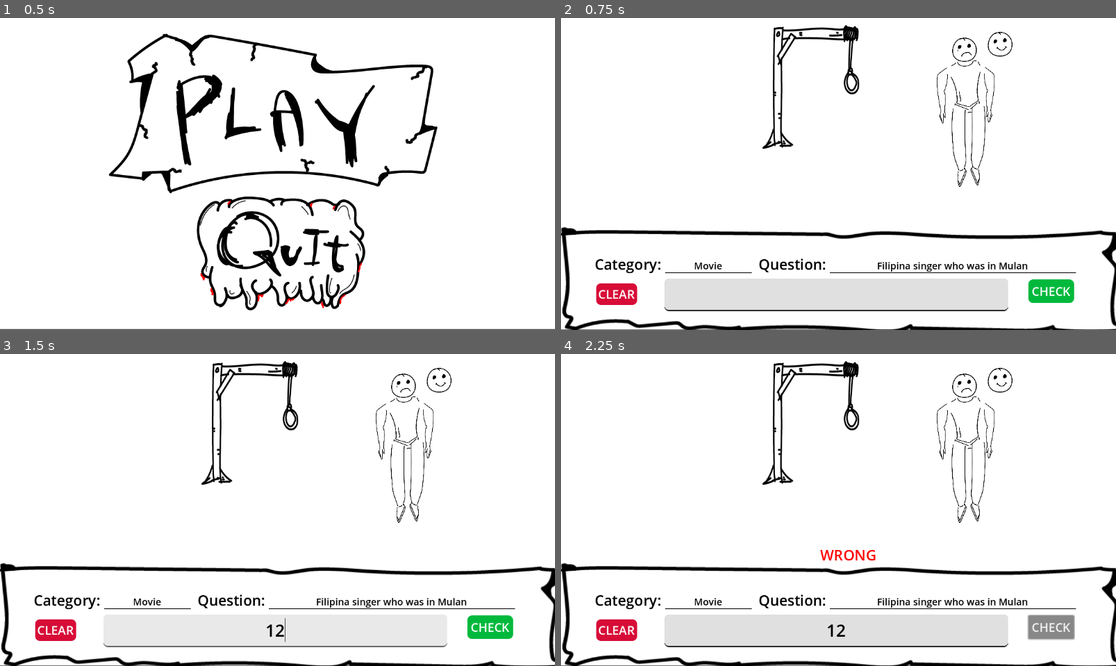
Above: before the commit, frames 1-4 (two rows, left to right).
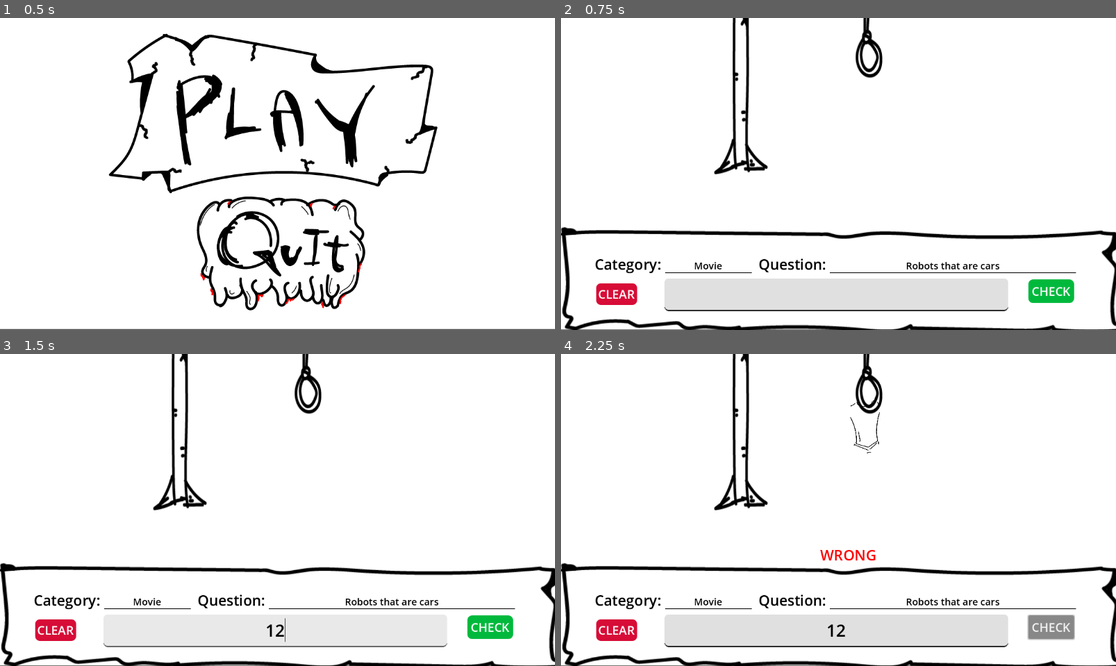
Above: after the commit, the same moments.

Repository: moshe002/HangMan_GodotPractice
Game: Godot game, scene res://main_scene.tscn
Two runs of this game, one before a commit and one after it. Both use one fixed random seed, a clock stepped at 60 frames per second and the inputs below.
Inputs (mouse positions are in pixels of both pictures, inside the frame that each line leads up to):
- Up to frame 1 (0.5 s): no input
- Up to frame 2 (0.75 s): click (832, 114) at 0.5 s
- Up to frame 3 (1.5 s): click (277, 631) at 1.27 s; type "12" at 1.35 s
- Up to frame 4 (2.25 s): click "CHECK" at 2 s

Frame 1 is identical in both runs. In frame 2, 3.5% of the frame differs, in the area x 27-85%, y 0-82%; in frame 3, 3.5%; in frame 4, 3.6%.

Commit message:
major additions

Diff:
--- a/data/QuestionsAndAnswers.json
+++ b/data/QuestionsAndAnswers.json
@@ -135,12 +135,7 @@
 		"answer": "Night at the Museum"
 	},
 	{
-		"category": "Movie",
-		"question": "Museum comes alive at night",
-		"answer": "Night at the Museum"
-	},
-	{
-		"category": "Movie",
+		"category": "Actors/Actresses",
 		"question": "Main actor in the movie Johnny English",
 		"answer": "Rowan Atkinson"
 	},
@@ -165,7 +160,7 @@
 		"answer": "Bangkok"
 	},
 	{
-		"category": "Movie",
+		"category": "Actors/Actresses",
 		"question": "Main actor of I Am Legend",
 		"answer": "Will Smith"
 	},
@@ -203,5 +198,110 @@
 		"category": "Color",
 		"question": "Mixture of blue and yellow",
 		"answer": "Green"
+	},
+	{
+		"category": "History",
+		"question": "A holiday every December 30",
+		"answer": "Rizal Day"
+	},
+	{
+		"category": "Countries",
+		"question": "Capital City of Australia",
+		"answer": "Canberra"
+	},
+	{
+		"category": "Countries",
+		"question": "Capital City of Canada",
+		"answer": "Ottawa"
+	},
+	{
+		"category": "Things",
+		"question": "You twist it to open",
+		"answer": "Doorknob"
+	},
+	{
+		"category": "Actors/Actresses",
+		"question": "Actor who played Mrs. Doubtfire",
+		"answer": "Robin Williams"
+	},
+	{
+		"category": "Science",
+		"question": "Liquid to Solid is called",
+		"answer": "Freezing"
+	},
+	{
+		"category": "Things",
+		"question": "Another term for automobile",
+		"answer": "Vehicle"
+	},
+	{
+		"category": "Actors/Actresses",
+		"question": "Main actor in the movie Cast Away",
+		"answer": "Tom Hanks"
+	},
+	{
+		"category": "Animals",
+		"question": "Felines are what animals?",
+		"answer": "Cats"
+	},
+	{
+		"category": "Things",
+		"question": "It reflects light",
+		"answer": "Mirror"
+	},
+	{
+		"category": "Technology",
+		"question": "AI means?",
+		"answer": "Artificial Intelligence"
+	},
+	{
+		"category": "Geography",
+		"question": "How many continents are there?",
+		"answer": "7"
+	},
+	{
+		"category": "Technology",
+		"question": "WiFi means?",
+		"answer": "Wireless Fidelity"
+	},
+	{
+		"category": "Geography",
+		"question": "Longest river in the world",
+		"answer": "Nile River"
+	},
+	{
+		"category": "Music",
+		"question": "What band was Freddie Mercury in?",
+		"answer": "Queen"
+	},
+	{
+		"category": "Science",
+		"question": "Study of plants",
+		"answer": "Botany"
+	},
+	{
+		"category": "Animals",
+		"question": "Most feared shark",
+		"answer": "Great White Shark"
+	},
+	{
+		"category": "Science",
+		"question": "Mineral to strengthen bones",
+		"answer": "Calcium"
+	},
+	{
+		"category": "Movie",
+		"question": "Robots that are cars",
+		"answer": "Transformers"
+	},
+	{
+		"category": "Movie",
+		"question": "Giant gorilla",
+		"answer": "King Kong"
+	},
+	{
+		"category": "Superhero",
+		"question": "He can grow big and grow small",
+		"answer": "Antman"
 	}
 ]
--- a/game_scene.tscn
+++ b/game_scene.tscn
@@ -1,16 +1,17 @@
-[gd_scene load_steps=17 format=3 uid="uid://cywm6kkksfbji"]
+[gd_scene load_steps=19 format=3 uid="uid://cywm6kkksfbji"]
 
 [ext_resource type="Texture2D" uid="uid://blmeh2mim8v2q" path="res://assets/input_box.png" id="1_j5q26"]
 [ext_resource type="Texture2D" uid="uid://cjsxdal3yjie2" path="res://assets/hang_platform.png" id="2_tdqyw"]
 [ext_resource type="Script" path="res://scripts/CheckButton.gd" id="3_bajqr"]
 [ext_resource type="Script" path="res://scripts/ClearButton.gd" id="3_iwk8a"]
 [ext_resource type="Texture2D" uid="uid://cnlgbtmytj8kd" path="res://assets/sad_head.png" id="3_tkqqk"]
-[ext_resource type="Texture2D" uid="uid://q2le0xi88yps" path="res://assets/happy_head.png" id="4_hngtt"]
 [ext_resource type="Texture2D" uid="uid://dkn7hv7sun7t5" path="res://assets/left_arm.png" id="5_28utr"]
 [ext_resource type="Texture2D" uid="uid://b27nmiosl4pus" path="res://assets/right_arm.png" id="6_1btuc"]
 [ext_resource type="Texture2D" uid="uid://dbqi62etohyhs" path="res://assets/left_leg.png" id="7_56ktb"]
 [ext_resource type="Texture2D" uid="uid://4si46vpue2hi" path="res://assets/right_leg.png" id="8_vwe6d"]
 [ext_resource type="Texture2D" uid="uid://bia6ie533c5on" path="res://assets/torso.png" id="9_uvdty"]
+[ext_resource type="Script" path="res://scripts/PlayAgainButton.gd" id="12_jseup"]
+[ext_resource type="Texture2D" uid="uid://c1vegjjij8fax" path="res://assets/new_hang_platform.png" id="13_hsi41"]
 
 [sub_resource type="StyleBoxFlat" id="StyleBoxFlat_xe77x"]
 bg_color = Color(0.858824, 0.858824, 0.858824, 0.862745)
@@ -43,6 +44,13 @@
 border_width_bottom = 2
 border_color = Color(0.0745098, 0.0745098, 0.0745098, 1)
 
+[sub_resource type="StyleBoxFlat" id="StyleBoxFlat_fmobw"]
+bg_color = Color(0, 0.72549, 0.235294, 1)
+corner_radius_top_left = 10
+corner_radius_top_right = 10
+corner_radius_bottom_right = 10
+corner_radius_bottom_left = 10
+
 [node name="GameScene" type="Node2D"]
 
 [node name="WhiteBackground" type="ColorRect" parent="."]
@@ -73,12 +81,21 @@
 
 [node name="HangPlatform" type="TextureRect" parent="WhiteBackground"]
 layout_mode = 0
-offset_left = 418.0
-offset_top = 16.0
-offset_right = 619.0
-offset_bottom = 273.0
+offset_left = 318.0
+offset_top = -130.0
+offset_right = 667.0
+offset_bottom = 326.0
 texture = ExtResource("2_tdqyw")
 expand_mode = 1
+
+[node name="NewHangPlatform" type="TextureRect" parent="WhiteBackground"]
+visible = false
+layout_mode = 0
+offset_left = 319.0
+offset_top = -124.0
+offset_right = 663.0
+offset_bottom = 322.0
+texture = ExtResource("13_hsi41")
 
 [node name="CheckButton" type="Button" parent="WhiteBackground"]
 layout_mode = 0
@@ -105,65 +122,64 @@
 script = ExtResource("3_iwk8a")
 
 [node name="SadHead" type="TextureRect" parent="WhiteBackground"]
-layout_mode = 0
-offset_left = 812.0
-offset_top = 42.0
-offset_right = 863.0
-offset_bottom = 92.0
+visible = false
+layout_mode = 0
+offset_left = 604.0
+offset_top = 53.0
+offset_right = 655.0
+offset_bottom = 103.0
 texture = ExtResource("3_tkqqk")
 expand_mode = 1
 
-[node name="HappyHead" type="TextureRect" parent="WhiteBackground"]
-layout_mode = 0
-offset_left = 886.0
-offset_top = 30.0
-offset_right = 937.0
-offset_bottom = 81.0
-texture = ExtResource("4_hngtt")
-expand_mode = 1
-
 [node name="LeftArm" type="TextureRect" parent="WhiteBackground"]
-layout_mode = 0
-offset_left = 780.0
-offset_top = 104.0
-offset_right = 803.0
-offset_bottom = 220.0
+visible = false
+layout_mode = 0
+offset_left = 579.0
+offset_top = 109.0
+offset_right = 602.0
+offset_bottom = 225.0
 texture = ExtResource("5_28utr")
 expand_mode = 1
 
 [node name="RightArm" type="TextureRect" parent="WhiteBackground"]
-layout_mode = 0
-offset_left = 878.0
+visible = false
+layout_mode = 0
+offset_left = 661.0
 offset_top = 103.0
-offset_right = 900.0
+offset_right = 683.0
 offset_bottom = 218.0
 texture = ExtResource("6_1btuc")
 expand_mode = 1
 
 [node name="LeftLeg" type="TextureRect" parent="WhiteBackground"]
-layout_mode = 0
-offset_left = 811.0
-offset_top = 189.0
-offset_right = 842.0
-offset_bottom = 352.0
+visible = false
+layout_mode = 0
+offset_left = 606.0
+offset_top = 197.0
+offset_right = 637.0
+offset_bottom = 360.0
+rotation = 0.20944
 texture = ExtResource("7_56ktb")
 expand_mode = 1
 
 [node name="RightLeg" type="TextureRect" parent="WhiteBackground"]
-layout_mode = 0
-offset_left = 850.0
-offset_top = 184.0
-offset_right = 881.0
-offset_bottom = 349.0
+visible = false
+layout_mode = 0
+offset_left = 640.0
+offset_top = 201.0
+offset_right = 671.0
+offset_bottom = 366.0
+rotation = -0.197222
 texture = ExtResource("8_vwe6d")
 expand_mode = 1
 
 [node name="Torso" type="TextureRect" parent="WhiteBackground"]
-layout_mode = 0
-offset_left = 809.0
-offset_top = 89.0
-offset_right = 871.0
-offset_bottom = 198.0
+visible = false
+layout_mode = 0
+offset_left = 600.0
+offset_top = 98.0
+offset_right = 662.0
+offset_bottom = 207.0
 texture = ExtResource("9_uvdty")
 expand_mode = 1
 
@@ -229,6 +245,34 @@
 wait_time = 3.0
 autostart = true
 
+[node name="PlayAgainButton" type="Button" parent="WhiteBackground"]
+visible = false
+layout_mode = 0
+offset_left = 490.0
+offset_top = 513.0
+offset_right = 698.0
+offset_bottom = 578.0
+theme_override_colors/font_color = Color(1, 1, 1, 1)
+theme_override_font_sizes/font_size = 25
+theme_override_styles/normal = SubResource("StyleBoxFlat_fmobw")
+text = "PLAY AGAIN"
+script = ExtResource("12_jseup")
+
+[node name="YouLoseLabel" type="Label" parent="WhiteBackground"]
+visible = false
+layout_mode = 0
+offset_left = 371.0
+offset_top = 385.0
+offset_right = 808.0
+offset_bottom = 438.0
+theme_override_colors/font_color = Color(1, 0, 0, 1)
+theme_override_font_sizes/font_size = 35
+text = "the man died, you lost"
+horizontal_alignment = 1
+vertical_alignment = 2
+uppercase = true
+
 [connection signal="pressed" from="WhiteBackground/CheckButton" to="WhiteBackground/CheckButton" method="_on_pressed"]
 [connection signal="pressed" from="WhiteBackground/ClearButton" to="WhiteBackground/ClearButton" method="_on_pressed"]
 [connection signal="timeout" from="WhiteBackground/Timer" to="WhiteBackground/CheckButton" method="_on_timer_timeout"]
+[connection signal="pressed" from="WhiteBackground/PlayAgainButton" to="WhiteBackground/PlayAgainButton" method="_on_pressed"]
--- a/scripts/CheckButton.gd
+++ b/scripts/CheckButton.gd
@@ -3,18 +3,47 @@
 var content_as_dictionary
 var finalData
 var inputText
+var QuestionInput
+var CategoryInput
+var ResultLabel
+var CategoryLabel
 var QuestionLabel
-var CategoryLabel
-var ResultLabel
+var clearButton
+var playAgainButton
+var YouLoseLabel
+var wrongTracker : int = 0 # i dinamically added its type which is an integer (murag typescript)
 #var delayTimer
+var torso
+var leftArm
+var rightArm
+var head
+var leftLeg
+var rightLeg
+var hangPlatform
+var newHangPlatform
 # gets the input text field node
 func _ready():
 	inputText = get_node("/root/GameScene/WhiteBackground/LineEdit")
-	QuestionLabel = get_node("/root/GameScene/WhiteBackground/Question")
-	CategoryLabel = get_node("/root/GameScene/WhiteBackground/Category")
+	QuestionInput = get_node("/root/GameScene/WhiteBackground/Question")
+	CategoryInput = get_node("/root/GameScene/WhiteBackground/Category")
 	ResultLabel = get_node("/root/GameScene/WhiteBackground/ResultLabel")
+	clearButton = get_node("/root/GameScene/WhiteBackground/ClearButton")
+	CategoryLabel = get_node("/root/GameScene/WhiteBackground/CategoryLabel")
+	QuestionLabel = get_node("/root/GameScene/WhiteBackground/QuestionLabel")
+	playAgainButton = get_node("/root/GameScene/WhiteBackground/PlayAgainButton")
+	YouLoseLabel = get_node("/root/GameScene/WhiteBackground/YouLoseLabel")
+	_get_data()
 	#delayTimer = get_node("/root/GameScene/WhiteBackground/Timer")
-	_get_data()
+	# the guy to be hanged
+	torso = get_node("/root/GameScene/WhiteBackground/Torso")
+	leftArm = get_node("/root/GameScene/WhiteBackground/LeftArm")
+	rightArm = get_node("/root/GameScene/WhiteBackground/RightArm")
+	head = get_node("/root/GameScene/WhiteBackground/SadHead")
+	leftLeg = get_node("/root/GameScene/WhiteBackground/LeftLeg")
+	rightLeg = get_node("/root/GameScene/WhiteBackground/RightLeg")
+	# hang platform
+	hangPlatform = get_node("/root/GameScene/WhiteBackground/HangPlatform")
+	newHangPlatform = get_node("/root/GameScene/WhiteBackground/NewHangPlatform")
 
 func _on_pressed():
 	if inputText != null: # checks if node exists
@@ -36,13 +65,30 @@
 				# Color(1, 0, 0, 1) red
 				ResultLabel.text = "Wrong"
 				print("Wrong answer")
+				wrongTracker += 1
+				_check_wrongTracker(wrongTracker)
+				if wrongTracker == 6:
+					self.visible = false
+					clearButton.visible = false
+					QuestionInput.visible = false
+					CategoryInput.visible = false
+					inputText.visible = false
+					CategoryLabel.visible = false
+					QuestionLabel.visible = false
+					ResultLabel.visible = false
+					playAgainButton.visible = true
+					YouLoseLabel.visible = true
+					inputText.text = ""
+					wrongTracker = 0
+					_get_data()
+					# display play again button
+					# reset the game
 		else:
 			print("Empty field")
 
 func _get_data():
 	# Create a file object.
 	var file = FileAccess.open("res://data/QuestionsAndAnswers.json", FileAccess.READ)
-	var categoryLabel = get_node("/root/GameScene/WhiteBackground/Category") # get the category label node
 	# Get the content of the file as a string.
 	var content_as_text = file.get_as_text()
 
@@ -54,9 +100,46 @@
 	# content_as_dictionary[0].category, content_as_dictionary[0].question, content_as_dictionary[0].answer
 	finalData = content_as_dictionary[randi() % content_as_dictionary.size()] # this gets a random object in the array (JSON file)
 	# make it so that rare ra mo balik ang question kay so far magbalik2 siya frequently
-	QuestionLabel.text = finalData.question
-	categoryLabel.text = finalData.category
+	QuestionInput.text = finalData.question
+	CategoryInput.text = finalData.category
 	print(finalData)
 
 func _on_timer_timeout(): # make it so that it will display for 2 seconds and not go away immediately
 	ResultLabel.visible = !true
+
+func _check_wrongTracker(wrongTracker: int):
+	if wrongTracker == 1:
+		#show torso
+		torso.visible = true
+	elif wrongTracker == 2:
+		# show torso and left arm
+		torso.visible = true
+		leftArm.visible = true
+	elif wrongTracker == 3:
+		# show torso, left arm and right arm
+		torso.visible = true
+		leftArm.visible = true
+		rightArm.visible = true
+	elif wrongTracker == 4:
+		# show torso, both arms, and head
+		hangPlatform.visible = false
+		newHangPlatform.visible = true
+		torso.visible = true
+		leftArm.visible = true
+		rightArm.visible = true
+		head.visible = true
+	elif wrongTracker == 5:
+		# show torso, both arms, head and left leg
+		torso.visible = true
+		leftArm.visible = true
+		rightArm.visible = true
+		head.visible = true
+		leftLeg.visible = true
+	elif wrongTracker == 6:
+		# show torso, both arms, head and both legs
+		torso.visible = true
+		leftArm.visible = true
+		rightArm.visible = true
+		head.visible = true
+		leftLeg.visible = true
+		rightLeg.visible = true
--- /dev/null
+++ b/scripts/PlayAgainButton.gd
@@ -0,0 +1,62 @@
+extends Button
+
+var inputText
+var QuestionInput
+var CategoryInput
+var ResultLabel
+var CategoryLabel
+var QuestionLabel
+var clearButton
+var checkButton
+var YouLoseLabel
+
+var torso
+var leftArm
+var rightArm
+var head
+var leftLeg
+var rightLeg
+
+var hangPlatform
+var newHangPlatform
+
+func _ready():
+	inputText = get_node("/root/GameScene/WhiteBackground/LineEdit")
+	QuestionInput = get_node("/root/GameScene/WhiteBackground/Question")
+	CategoryInput = get_node("/root/GameScene/WhiteBackground/Category")
+	ResultLabel = get_node("/root/GameScene/WhiteBackground/ResultLabel")
+	clearButton = get_node("/root/GameScene/WhiteBackground/ClearButton")
+	checkButton = get_node("/root/GameScene/WhiteBackground/CheckButton")
+	CategoryLabel = get_node("/root/GameScene/WhiteBackground/CategoryLabel")
+	QuestionLabel = get_node("/root/GameScene/WhiteBackground/QuestionLabel")
+	YouLoseLabel = get_node("/root/GameScene/WhiteBackground/YouLoseLabel")
+
+	torso = get_node("/root/GameScene/WhiteBackground/Torso")
+	leftArm = get_node("/root/GameScene/WhiteBackground/LeftArm")
+	rightArm = get_node("/root/GameScene/WhiteBackground/RightArm")
+	head = get_node("/root/GameScene/WhiteBackground/SadHead")
+	leftLeg = get_node("/root/GameScene/WhiteBackground/LeftLeg")
+	rightLeg = get_node("/root/GameScene/WhiteBackground/RightLeg")
+	# hang platform
+	hangPlatform = get_node("/root/GameScene/WhiteBackground/HangPlatform")
+	newHangPlatform = get_node("/root/GameScene/WhiteBackground/NewHangPlatform")
+
+func _on_pressed():
+	self.visible = false
+	YouLoseLabel.visible = false
+	inputText.visible = true
+	QuestionInput.visible = true
+	CategoryInput.visible = true
+	ResultLabel.visible = true
+	clearButton.visible = true
+	checkButton.visible = true
+	CategoryLabel.visible = true
+	QuestionLabel.visible = true
+	torso.visible = false
+	leftArm.visible = false
+	rightArm.visible = false
+	head.visible = false
+	leftLeg.visible = false
+	rightLeg.visible = false
+	newHangPlatform.visible = false
+	hangPlatform.visible = true
Binary file added: assets/new_hang_platform.png
Not shown, added: assets/new_hang_platform.png.import
